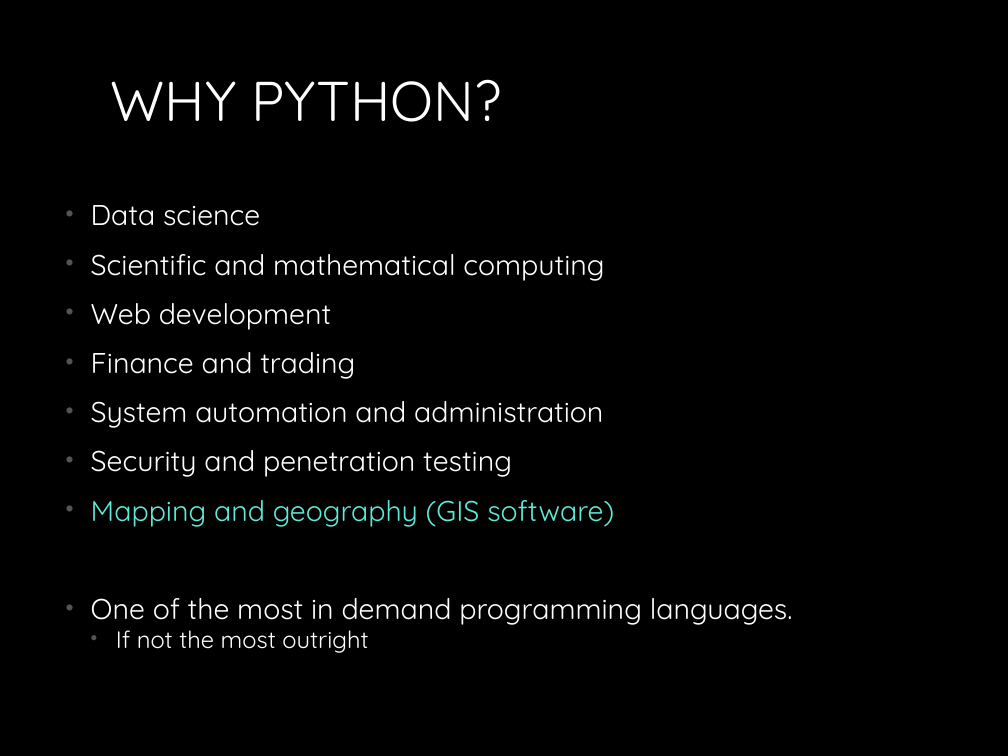
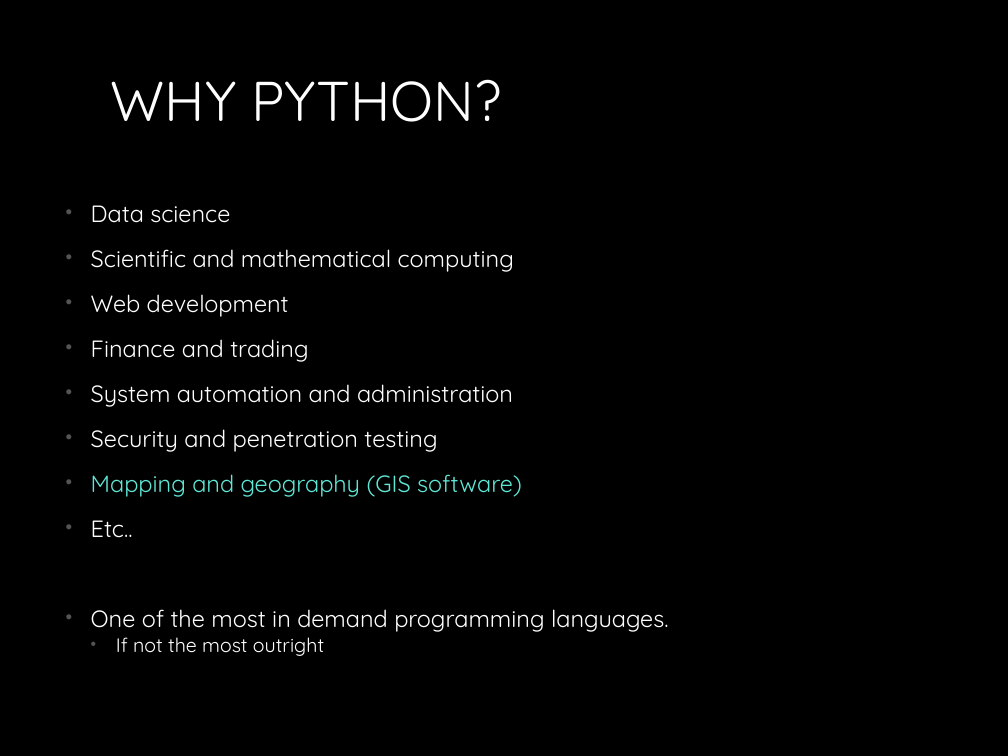
Before and after one commit to MichaelTroyer/Learning_Python_For_Fun_and_Profit, a slide deck: slide 10 of 1. Introduction/Introduction_to_Python.pptx (slide 8 before the commit). Drawn at 1008x756 pixels with LibreOffice and Linux fonts; fonts in the diff are those of the drawing. Boxes give left, top, right and bottom in pixels: in the first picture for what was removed or moved away, otherwise in the second. Text is boxed around its words. In the diff, an @@ line names an element or a change of style, - is before the commit and + after.

Commit message:
Updated Python Basics

```diff
--- a/1. Introduction/Introduction_to_Python.pptx
+++ b/1. Introduction/Introduction_to_Python.pptx
@@ text at [91,205,669,656]: size 20.4 to 16.8 pt in "Data science", "Scientific and mathematical computing", "Web development", "Finance and trading" and 4 more places; size 17 to 14 pt in "If not the most outright" @@
@@ text at [91,520,133,538]: paragraph added @@
+• Etc..
```
Also in this commit, not shown: 3 other slides changed, 3 slides added, 6 other files.
